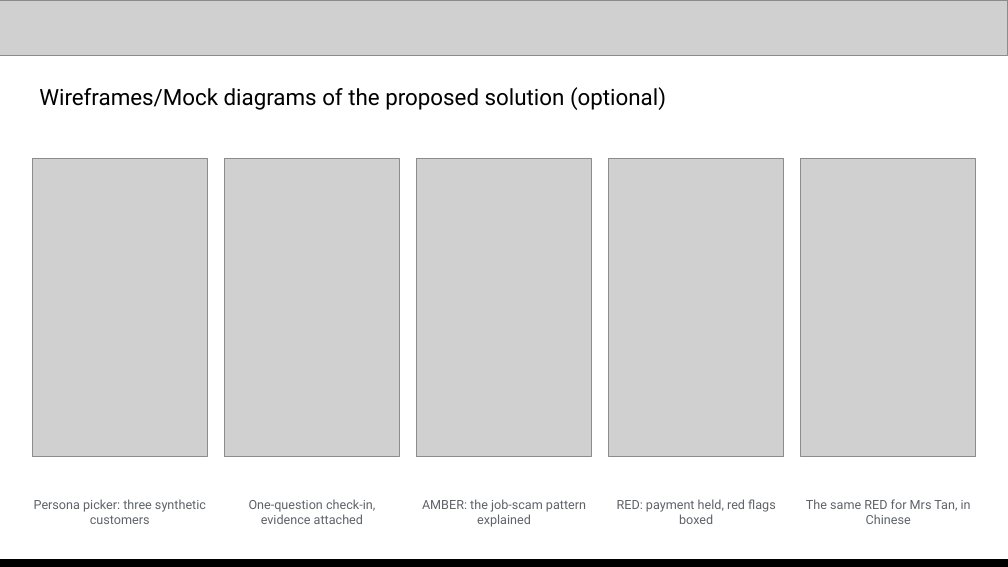
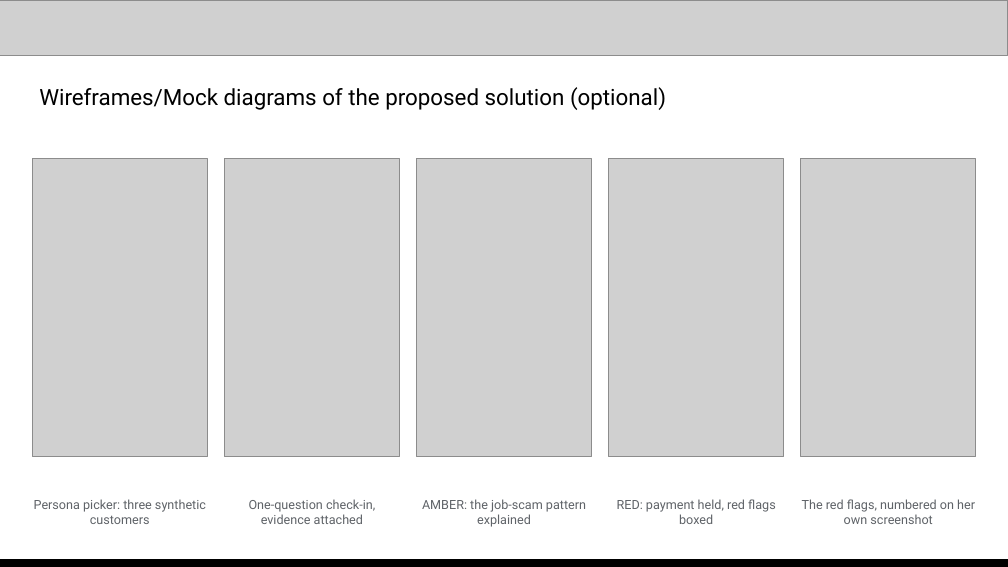
Before and after one commit to cikohtech/pauseguard, a slide deck: slide 7 of submission/PauseGuard_Submission.pptx. Drawn at 1008x567 pixels with LibreOffice and Linux fonts; fonts in the diff are those of the drawing; grey boxes stand for pictures. Boxes give left, top, right and bottom in pixels: in the first picture for what was removed or moved away, otherwise in the second. Text is boxed around its words. In the diff, an @@ line names an element or a change of style, - is before the commit and + after.

Commit message:
English-only web deployed: screens, GIF and deck refreshed
make deploy-web from d67c035 (API unchanged, revision 00009-cww); make smoke
and make console-live pass. make screens re-captured docs/img/screens/ and
docs/img/demo.gif without the language toggle; make deck rebuilt the
submission deck with them. PROGRESS row 15 done.

```diff
--- a/submission/PauseGuard_Submission.pptx
+++ b/submission/PauseGuard_Submission.pptx
@@ text at bbox=[802, 499, 975, 524]: text changed @@
-The same RED for Mrs Tan, in Chinese
+The red flags, numbered on her own screenshot
```
Also in this commit, not shown: 2 other slides changed, 15 other files.
